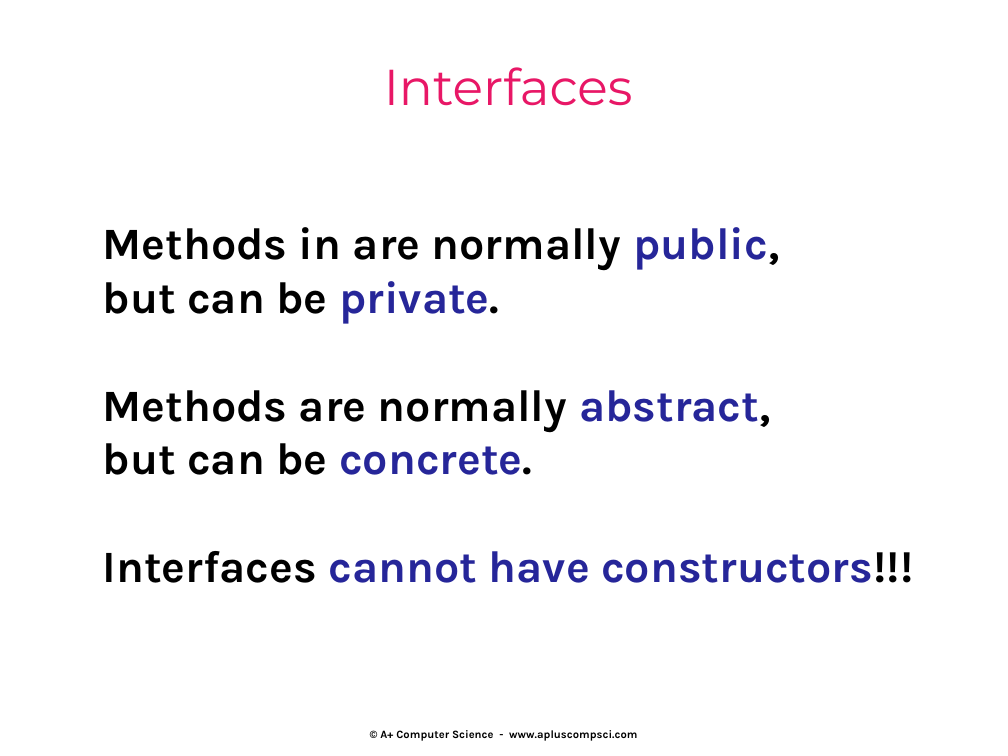
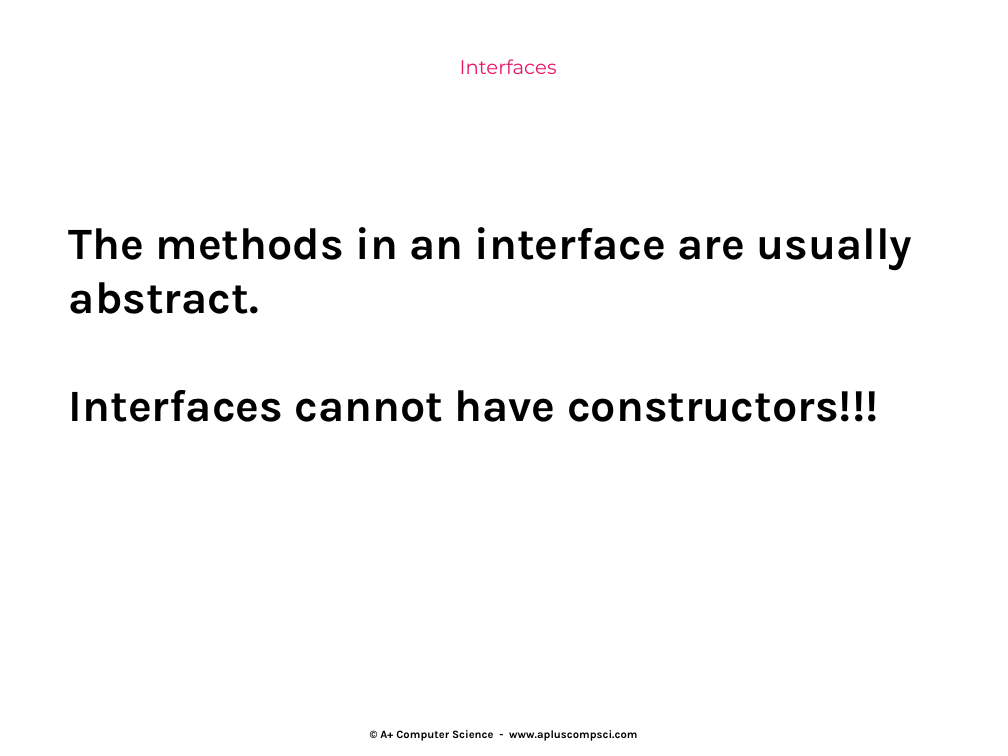
Before and after one commit to Cy-FairCS/cs3, a slide deck: slide 8 of u04b_interfaces/notes/_a_interfaces notes.pptx (slide 6 before the commit). Drawn at 1008x756 pixels with LibreOffice and Linux fonts; fonts in the diff are those of the drawing. Boxes give left, top, right and bottom in pixels: in the first picture for what was removed or moved away, otherwise in the second. Text is boxed around its words. In the diff, an @@ line names an element or a change of style, - is before the commit and + after.

```diff
--- a/u04b_interfaces/notes/_a_interfaces notes.pptx
+++ b/u04b_interfaces/notes/_a_interfaces notes.pptx
@@ text "Interfaces" at (460, 59, 557, 74): size 36 to 14 pt @@
@@ text "The methods in an interface ...": place and size @@
-text "The methods in an interface ..." at (103, 227, 913, 583)
+text "The methods in an interface ..." at (69, 227, 913, 422)
@@ text at (69, 227, 913, 314): text changed @@
-Methods in are normally public,
-but can be private.
-Methods are normally abstract,
-but can be concrete.
+The methods in an interface are usually abstract.
@@ text at (69, 390, 878, 422): text colour #262699 to #000000 in "cannot have constructors!!!" @@
```
Also in this commit, not shown: 53 other slides changed, 7 slides removed, 1 other file.
